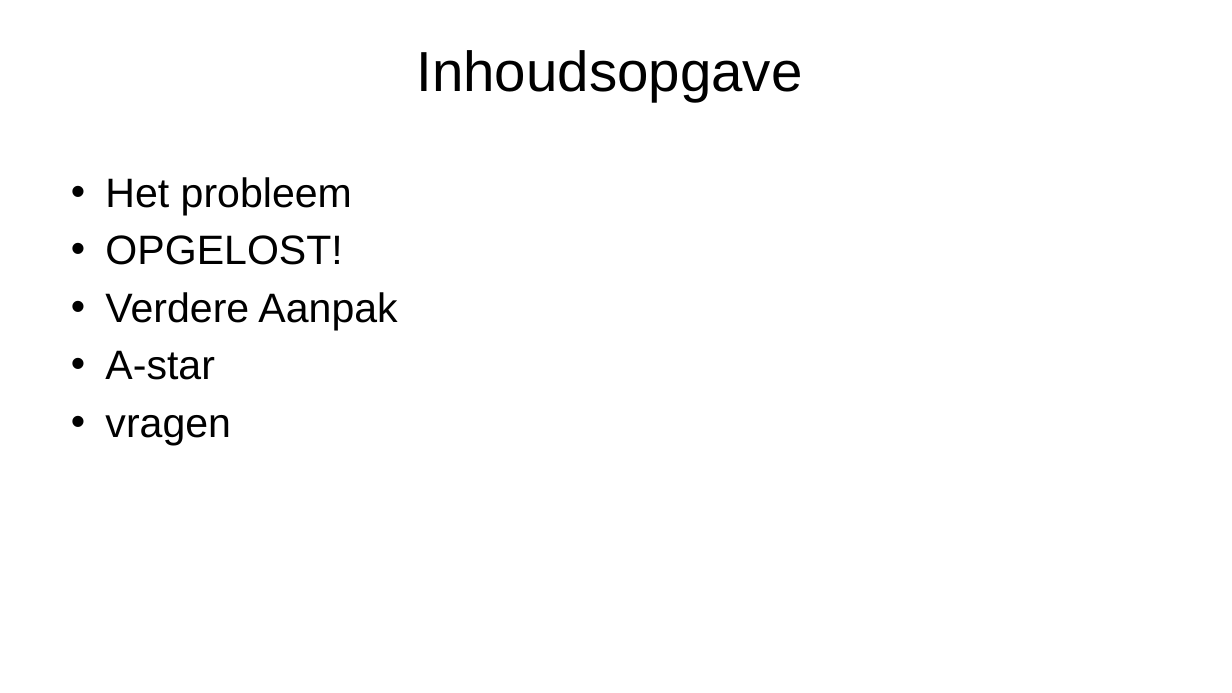
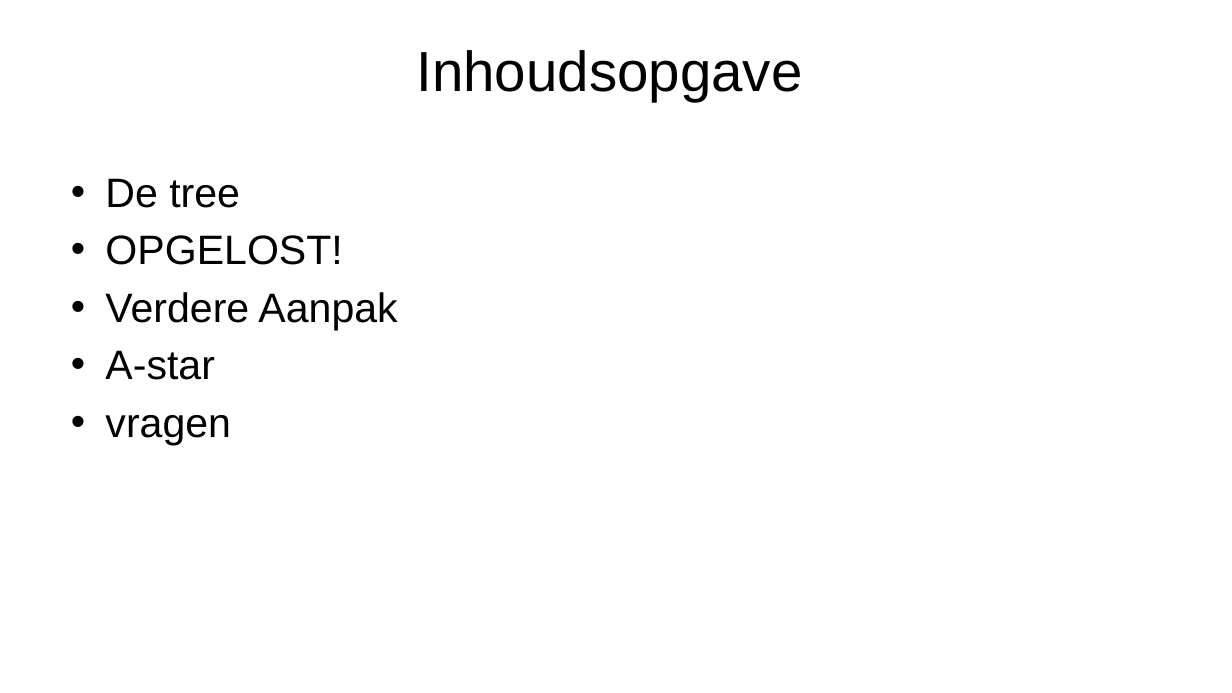
Before and after one commit to A-meerdervan/RushHourGit, a slide deck: slide 2 of Gezamenlijk/presentatie week 4, team rush hour.pptx. Drawn at 1232x693 pixels with LibreOffice and Linux fonts; fonts in the diff are those of the drawing; background and template pictures are left out. Boxes give left, top, right and bottom in pixels: in the first picture for what was removed or moved away, otherwise in the second. Text is boxed around its words. In the diff, an @@ line names an element or a change of style, - is before the commit and + after.

```diff
--- a/Gezamenlijk/presentatie week 4, team rush hour.pptx
+++ b/Gezamenlijk/presentatie week 4, team rush hour.pptx
@@ text at (105,178,240,208): text changed @@
-• Het probleem
+• De tree
```
Also in this commit, not shown: 4 other slides changed, 3 slides added, 1 slide removed, 10 other files.
